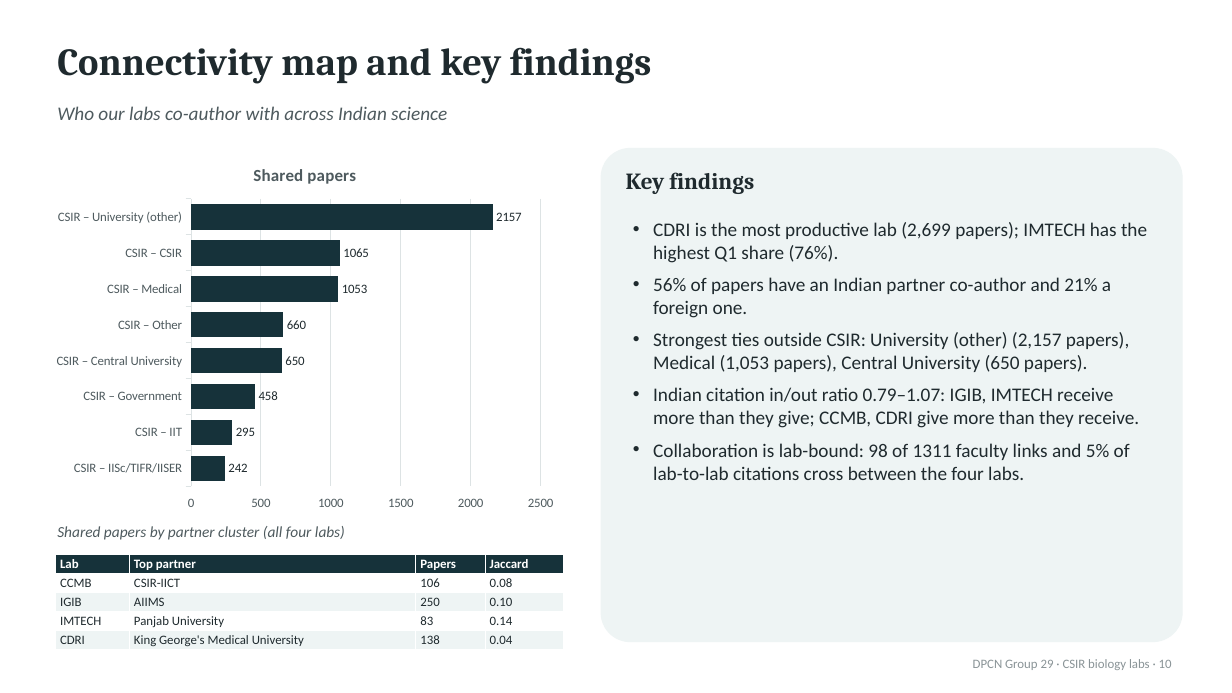
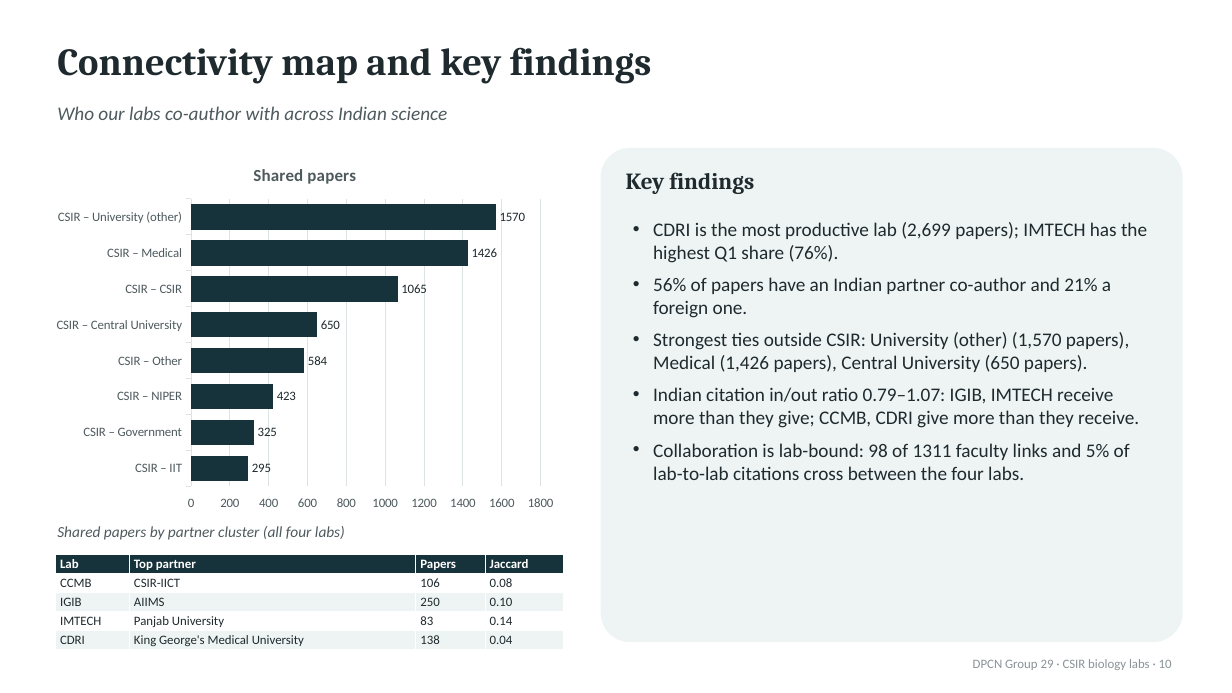
Before and after one commit to Devansh061105/dpcn-group29, a slide deck: slide 10 of outputs/report/group29_report.pptx. Drawn at 1232x693 pixels with LibreOffice and Linux fonts; fonts in the diff are those of the drawing. Boxes give left, top, right and bottom in pixels: in the first picture for what was removed or moved away, otherwise in the second. Text is boxed around its words. In the diff, an @@ line names an element or a change of style, - is before the commit and + after.

```diff
--- a/outputs/report/group29_report.pptx
+++ b/outputs/report/group29_report.pptx
@@ bar chart at box(46, 148, 564, 518) @@
-categories: CSIR – IISc/TIFR/IISER, CSIR – IIT, CSIR – Government, CSIR – Central University, CSIR – Other, CSIR – Medical, CSIR – CSIR, CSIR – University (other)
+categories: CSIR – IIT, CSIR – Government, CSIR – NIPER, CSIR – Other, CSIR – Central University, CSIR – CSIR, CSIR – Medical, CSIR – University (other)
-Shared papers: 242, 295, 458, 650, 660, 1053, 1065, 2157
+Shared papers: 295, 325, 423, 584, 650, 1065, 1426, 1570
@@ text at box(653, 332, 1130, 372): text changed @@
-• Strongest ties outside CSIR: University (other) (2,157 papers), Medical (1,053 papers), Central University (650 papers).
+• Strongest ties outside CSIR: University (other) (1,570 papers), Medical (1,426 papers), Central University (650 papers).
```
Also in this commit, not shown: 15 other files.
